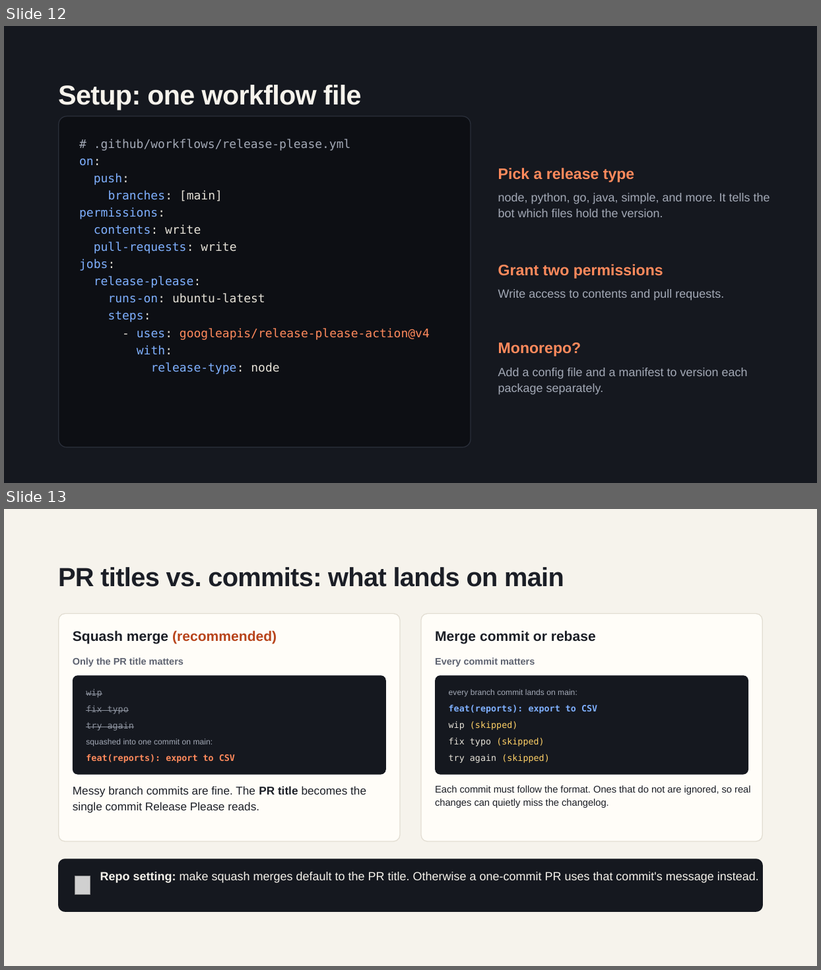
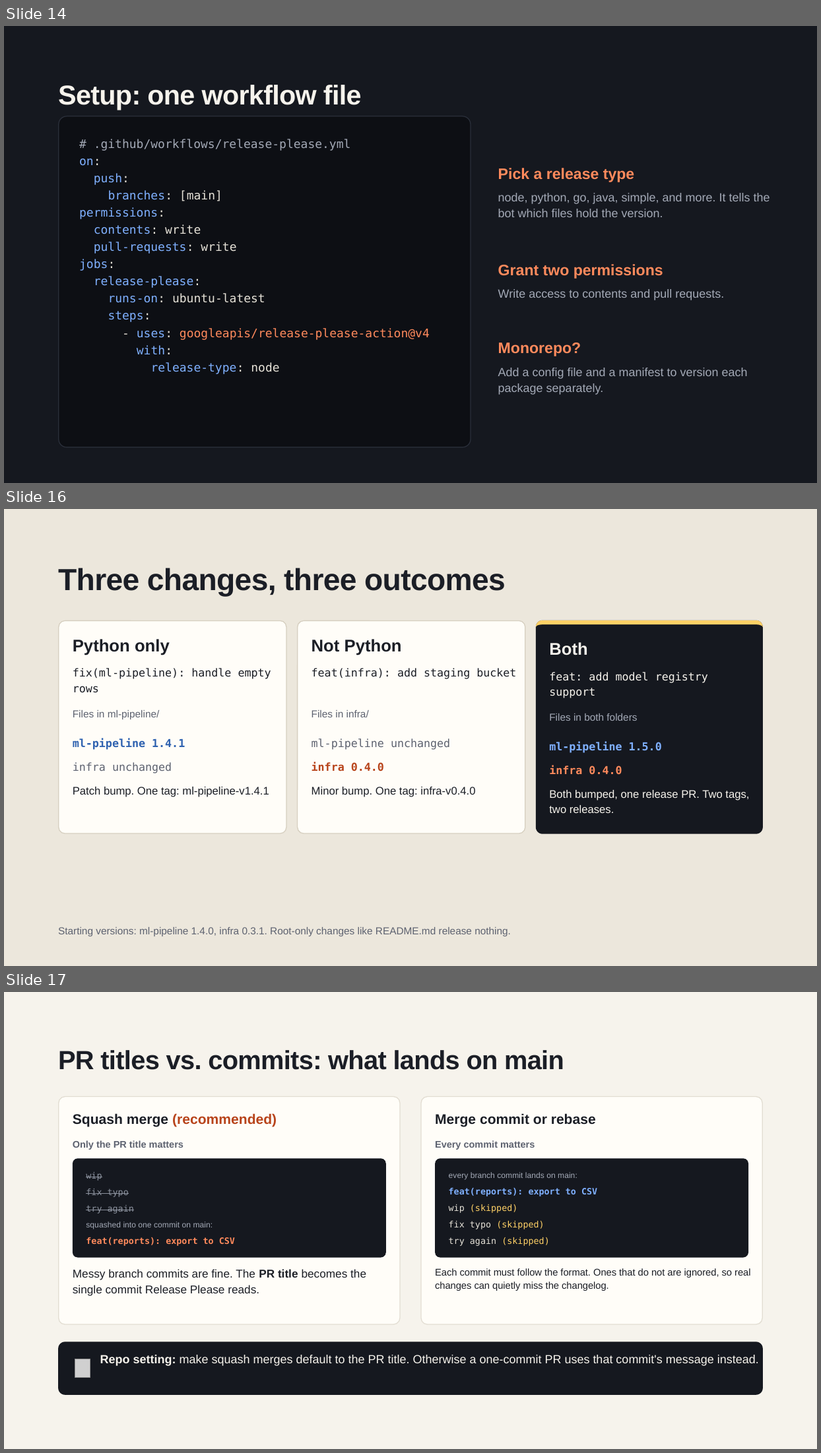
Before and after one commit to ekbrothers/github-msteams-notification-ru-workflow, a slide deck: docs/Conventional_Commits_and_Release_Please.pptx. Shown one above the other, each under a label of ours: slides 12 and 13 before the commit, slides 14, 16 and 17 after it; the slides between them are not shown. The pictures are 821x970 and 821x1453 pixels, drawn with LibreOffice and Linux fonts; fonts in the diff are those of the drawing; grey boxes stand for pictures; background and template pictures are left out. Boxes give left, top, right and bottom in pixels: in the first picture for what was removed or moved away, otherwise in the second. Text is boxed around its words. In the diff, an @@ line names an element or a change of style, - is before the commit and + after.

```diff
--- a/docs/Conventional_Commits_and_Release_Please.pptx
+++ b/docs/Conventional_Commits_and_Release_Please.pptx
@@ slide 16 added at bbox=[4, 509, 817, 966], background #ECE7DC @@
@@ title added at bbox=[58, 568, 506, 597], 36 pt, text #1B1E26, bold @@
+Three changes, three outcomes
@@ rounded rectangle added at bbox=[59, 621, 287, 834], fill #FFFDF8, outline #D6CFC0 1 pt @@
@@ rounded rectangle added at bbox=[298, 621, 525, 834], fill #FFFDF8, outline #D6CFC0 1 pt @@
@@ rounded rectangle added at bbox=[536, 621, 763, 835], fill #15181F @@
@@ freeform shape added at bbox=[536, 621, 763, 835], fill #FFD166 @@
@@ text added at bbox=[73, 639, 170, 656], 20 pt, text #1B1E26, bold @@
+Python only
@@ text added at bbox=[312, 639, 402, 656], 20 pt, text #1B1E26, bold @@
+Not Python
@@ text added at bbox=[549, 642, 587, 656], 20 pt, text #F6F3EC, bold @@
+Both
@@ text added at bbox=[73, 668, 271, 693], 13 pt, text #1B1E26 @@
+fix(ml-pipeline): handle empty rows
@@ text added at bbox=[312, 668, 516, 679], 13 pt, text #1B1E26 @@
+feat(infra): add staging bucket
@@ text added at bbox=[549, 672, 708, 698], 13 pt, text #F6F3EC @@
+feat: add model registry support
@@ text added at bbox=[73, 710, 160, 720], 12 pt, text #5D6270 @@
+Files in ml-pipeline/
@@ text added at bbox=[312, 710, 369, 718], 12 pt, text #5D6270 @@
+Files in infra/
@@ text added at bbox=[549, 714, 637, 721], 12 pt, text #A3A9B6 @@
+Files in both folders
@@ text added at bbox=[73, 738, 185, 750], 13 pt, text #2F62B0, bold @@
+ml-pipeline 1.4.1
@@ text added at bbox=[312, 739, 450, 750], 13 pt, text #5D6270 @@
+ml-pipeline unchanged
@@ text added at bbox=[549, 741, 662, 753], 13 pt, text #7FB0FF, bold @@
+ml-pipeline 1.5.0
@@ text added at bbox=[73, 762, 172, 774], 13 pt, text #5D6270 @@
+infra unchanged
@@ text added at bbox=[312, 762, 384, 772], 13 pt, text #B8441B, bold @@
+infra 0.4.0
@@ text added at bbox=[549, 765, 622, 775], 13 pt, text #FF8A5C, bold @@
+infra 0.4.0
@@ text added at bbox=[73, 787, 269, 797], 13 pt, text #1B1E26 @@
+Patch bump. One tag: ml-pipeline-v1.4.1
@@ text added at bbox=[312, 787, 475, 797], 13 pt, text #1B1E26 @@
+Minor bump. One tag: infra-v0.4.0
@@ text added at bbox=[549, 790, 749, 813], 13 pt, text #F6F3EC @@
+Both bumped, one release PR. Two tags, two releases.
@@ text added at bbox=[58, 927, 511, 937], 12 pt, text #5D6270 @@
+Starting versions: ml-pipeline 1.4.0, infra 0.3.1. Root-only changes like README.md release nothing.
@@ what was slide 12 is now slide 14 @@
@@ what was slide 13 is now slide 17 @@
```
Also in this commit, not shown: 4 other slides added, 1 slide removed.
